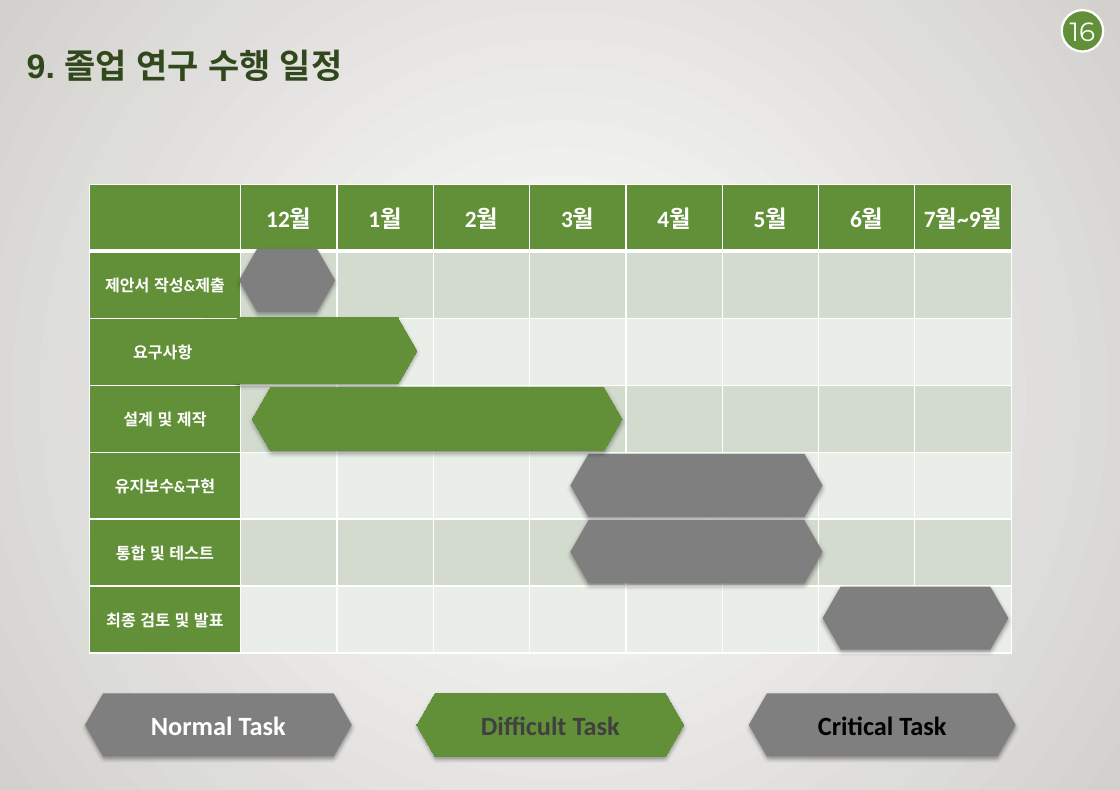
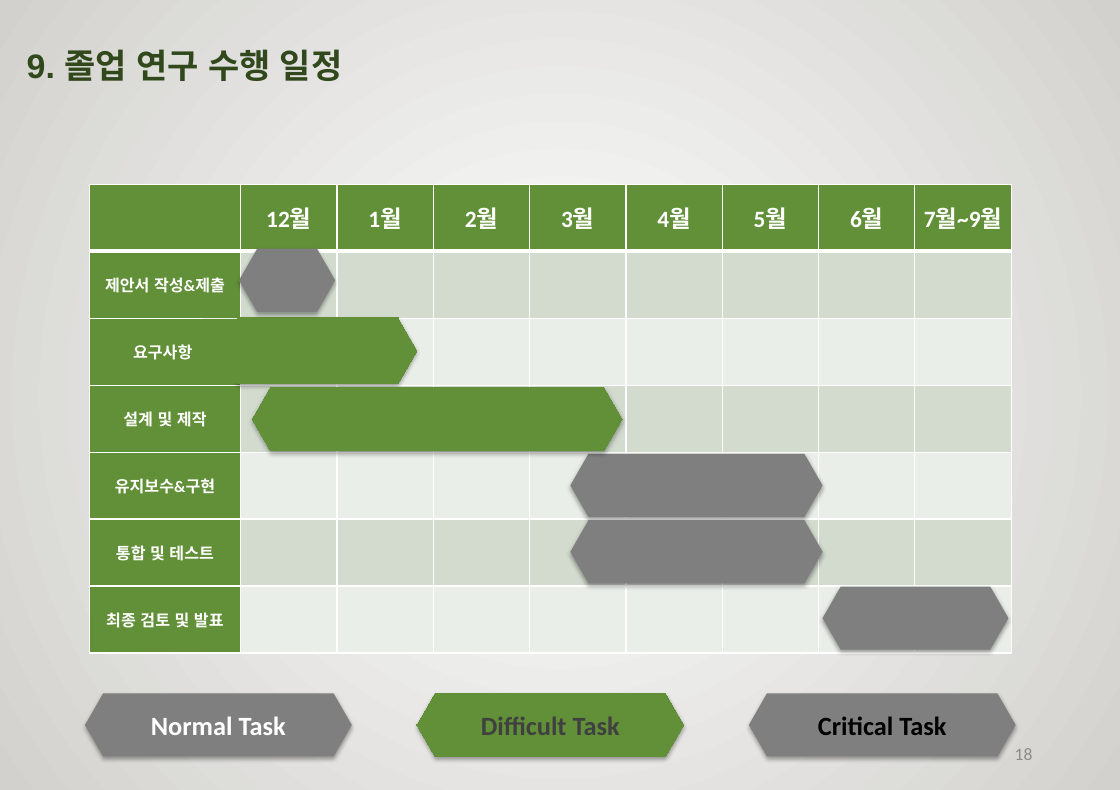
Before and after one commit to rimbong/Webengers, a slide deck: slide 18 of resources/졸작설계서.pptx (slide 17 before the commit). Drawn at 1120x790 pixels with LibreOffice and Linux fonts; fonts in the diff are those of the drawing; background and template pictures are left out. Boxes give left, top, right and bottom in pixels: in the first picture for what was removed or moved away, otherwise in the second. Text is boxed around its words. In the diff, an @@ line names an element or a change of style, - is before the commit and + after.

```diff
--- a/resources/졸작설계서.pptx
+++ b/resources/졸작설계서.pptx
@@ ellipse removed at bbox=[1062, 11, 1103, 52] @@
-16
@@ page number added at bbox=[1015, 748, 1033, 760], 12 pt, text #8C8C8C @@
+18
```
Also in this commit, not shown: 19 other slides changed, 1 slide added, 1 other file.
